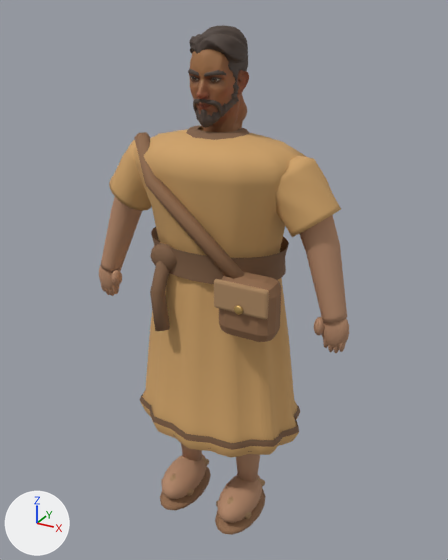
Two versions of the glTF model public/models/characters/dorian.glb, one commit apart.
Rendered twice from a 50 mm lens placed at (0.957, -1.701, 1.799), pointed at (0.007, 0.027, 0.935). The lights are fixed; the arrows at lower left show +X, +Y and +Z. The picture after the commit comes second. Vertices at exactly the same position are counted once.

The first picture shows 'dorian__Visual_MI_Hair_1.001', 'dorian__Visual_MI_Hair_1.002', 'dorian__Visual_MI_Superhero_Male', 'dorian__Visual_matte', 'dorian__Visual_metal' and 1 more.
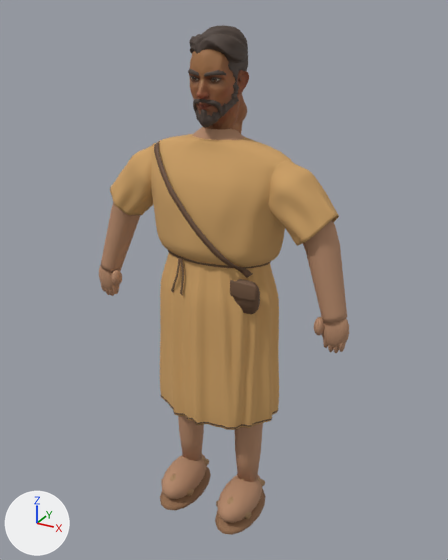
The edits, one by one:
Material 'CW_Linen_dorian' (mat_cw_linen_dorian) is new.
Its base color is (0.63, 0.365, 0.135) (orange #d0a367).
Its roughness is 0.91.
Material 'CW_Linen_Binding_dorian' (mat_cw_linen_binding_dorian) is new.
Its base color is (0.167, 0.0912, 0.0456) (brown #72553c).
Its roughness is 0.95.
Material 'CW_Leather_dorian' (mat_cw_leather_dorian) is new.
Its base color is (0.16, 0.085, 0.045) (brown #6f523c).
Its roughness is 0.72.
me_continuous_exposed_arm_l is used by ob_dorian__visual_matte; location (0.0, 0.0, 0.0).
me_continuous_exposed_arm_l had 5423 vertices, 10302 faces and spanned x -0.484..0.484, y -0.231..0.231, z 0.0..1.454.
me_continuous_exposed_arm_l now has 4002 vertices, 7776 faces and spans x -0.484..0.484, y -0.197..0.093, z 0.0..1.46.
me_continuous_exposed_arm_l part 1: the loose piece of 96 vertices spanning x -0.108..0.108, y -0.086..0.086, z 1.438..1.454 is rebuilt with 576 vertices and now spans x -0.105..0.105, y -0.067..0.067, z 1.419..1.46.
me_continuous_exposed_arm_l part 2: 10 loose pieces with 1621 vertices, spanning x -0.411..0.411, y -0.231..0.231, z 0.38..1.437, are deleted.
me_continuous_exposed_arm_l part 3: 392 vertices moved from x -0.396..0.396, y -0.064..0.052, z 1.174..1.275 to x -0.395..0.395, y -0.063..0.045, z 1.174..1.263; 280 vertices removed from x -0.297..0.297, y -0.19..0.19, z 1.04..1.448.
Mesh me_continuous_gathered_chiton is new.
It has 23136 vertices, 46272 faces and spans x -0.407..0.407, y -0.157..0.152, z 0.438..1.433.
It uses material mat_cw_linen_dorian (orange #d0a367).
Mesh me_fine_turned_hem is new.
It has 1816 vertices, 3624 faces and spans x -0.236..0.236, y -0.156..0.151, z 0.444..1.051.
It uses material mat_cw_linen_binding_dorian (brown #72553c).
Mesh me_flat_leather_shoulder_strap is new.
It has 750 vertices, 1488 faces and spans x -0.213..0.201, y -0.153..-0.031, z 0.899..1.404.
It uses material mat_cw_leather_dorian (brown #6f523c).
Object 'dorian__Visual_metal' (ob_dorian__visual_metal) is deleted.
Object 'dorian__Visual_CW_Linen_dorian' (ob_dorian__visual_cw_linen_dorian) is new; it shows me_continuous_gathered_chiton.
Its location is (0.0, 0.0, 0.0).
Object 'dorian__Visual_CW_Linen_Binding_dorian' (ob_dorian__visual_cw_linen_binding_dorian) is new; it shows me_fine_turned_hem.
Its location is (0.0, 0.0, 0.0).
Object 'dorian__Visual_CW_Leather_dorian' (ob_dorian__visual_cw_leather_dorian) is new; it shows me_flat_leather_shoulder_strap.
Its location is (0.0, 0.0, 0.0).

What differs and where, as boxes (x1, y1, x2, y2) in the pictures (448 x 560 px; the box of a moved part takes in the faces that stretch with it):
'dorian__Visual_matte', reshaped: before (99, 125, 349, 535); after (99, 127, 349, 535)
'dorian__Visual_CW_Linen_dorian', added (orange): after (110, 134, 339, 430)
'dorian__Visual_CW_Leather_dorian', added: after (154, 141, 260, 314)
'dorian__Visual_CW_Linen_Binding_dorian', added: after (161, 250, 279, 429)
'dorian__Visual_metal', deleted: before (234, 305, 243, 315)
part 1 of me_continuous_exposed_arm_l, rebuilt: before (186, 125, 249, 140); after (192, 127, 244, 144)
part 2 of me_continuous_exposed_arm_l, deleted (brown): before (109, 132, 341, 458)
part 3 of me_continuous_exposed_arm_l, moved or reshaped (mostly hidden afterwards): before (116, 127, 335, 258); after (317, 220, 335, 233)
